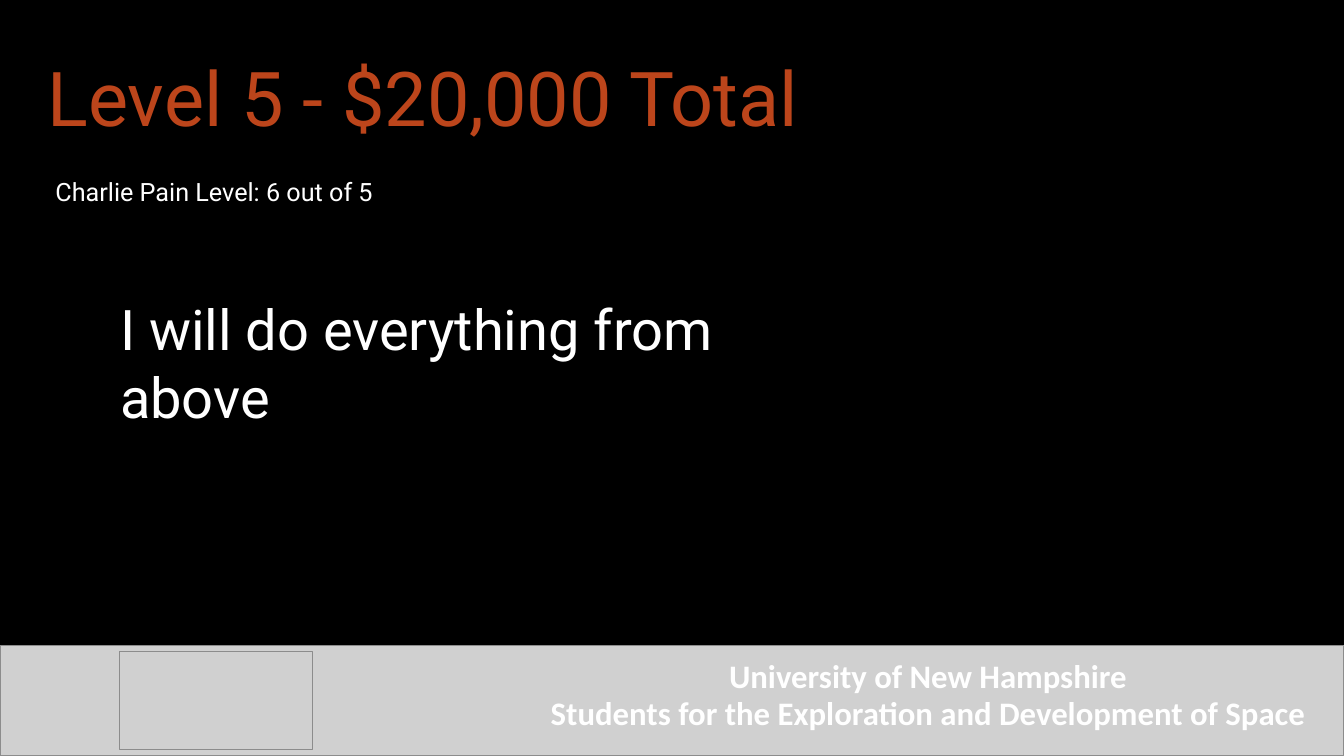
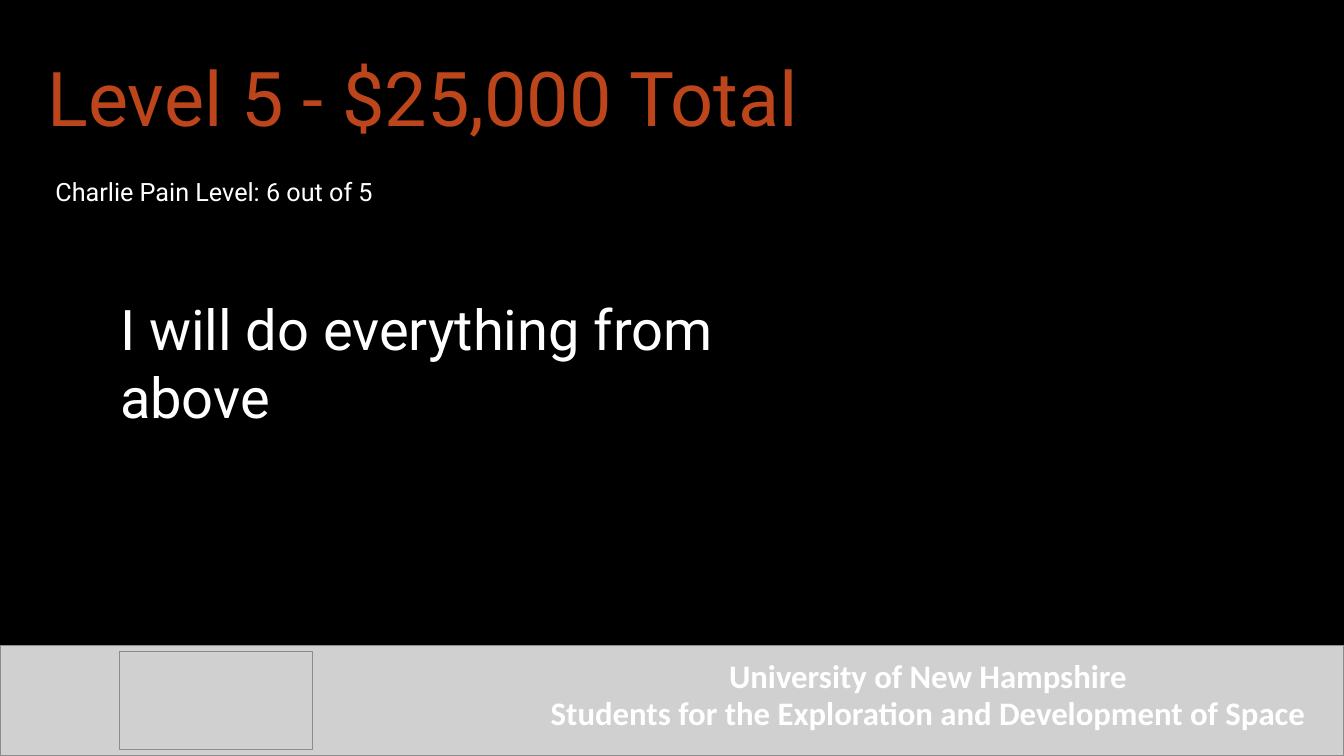
Before and after one commit to Maeswoon/UNHSEDS, a slide deck: slide 7 of Business/Charlie Personal Archives/Presentation/Finance Incentive Program.pptx. Drawn at 1344x756 pixels with LibreOffice and Linux fonts; fonts in the diff are those of the drawing; grey boxes stand for pictures; background and template pictures are left out. Boxes give left, top, right and bottom in pixels: in the first picture for what was removed or moved away, otherwise in the second. Text is boxed around its words. In the diff, an @@ line names an element or a change of style, - is before the commit and + after.

```diff
--- a/Business/Charlie Personal Archives/Presentation/Finance Incentive Program.pptx
+++ b/Business/Charlie Personal Archives/Presentation/Finance Incentive Program.pptx
@@ text at (48,63,798,137): text changed @@
-Level 5 - $20,000 Total
+Level 5 - $25,000 Total
```
Also in this commit, not shown: 1 other slide changed, 9 other files.
